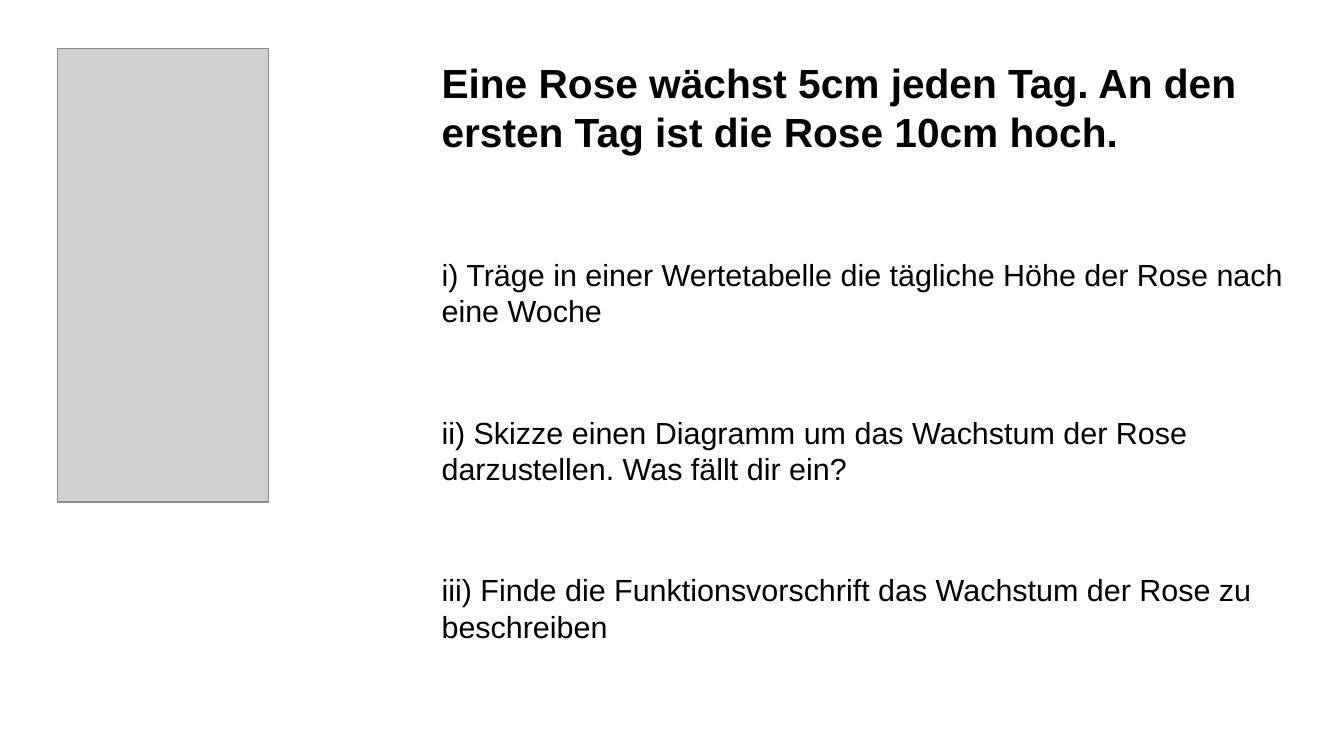
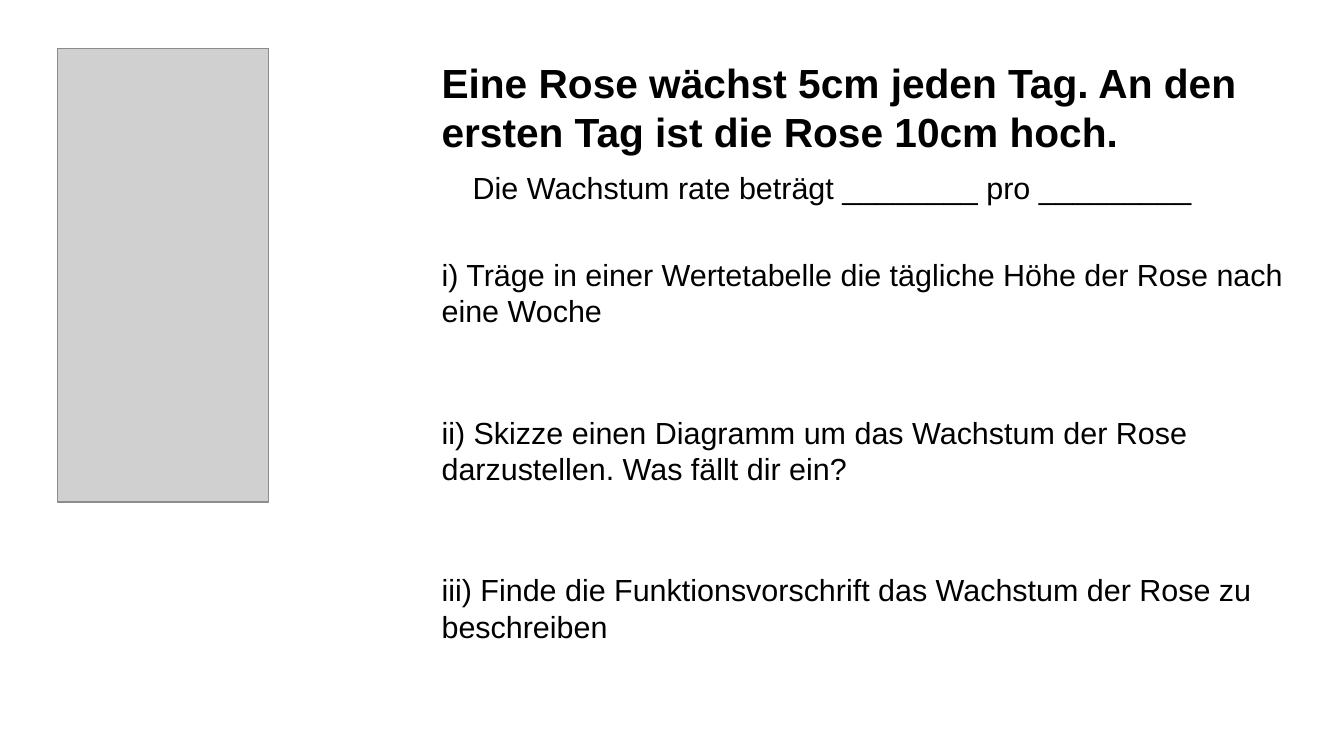
Before and after one commit to bearums/teaching, a slide deck: slide 6 of B5/Mathe/2024/D12/Wachstum_und_Prognose/01_Wachstum.odp. Drawn at 1344x756 pixels with LibreOffice and Linux fonts; fonts in the diff are those of the drawing; grey boxes stand for pictures. Boxes give left, top, right and bottom in pixels: in the first picture for what was removed or moved away, otherwise in the second. Text is boxed around its words. In the diff, an @@ line names an element or a change of style, - is before the commit and + after.

```diff
--- a/B5/Mathe/2024/D12/Wachstum_und_Prognose/01_Wachstum.odp
+++ b/B5/Mathe/2024/D12/Wachstum_und_Prognose/01_Wachstum.odp
@@ text added at bbox=[473, 177, 1030, 205], 18 pt, text #000000 @@
+Die Wachstum rate beträgt ________ pro _________
```
Also in this commit, not shown: 5 other slides changed, 2 other files.
